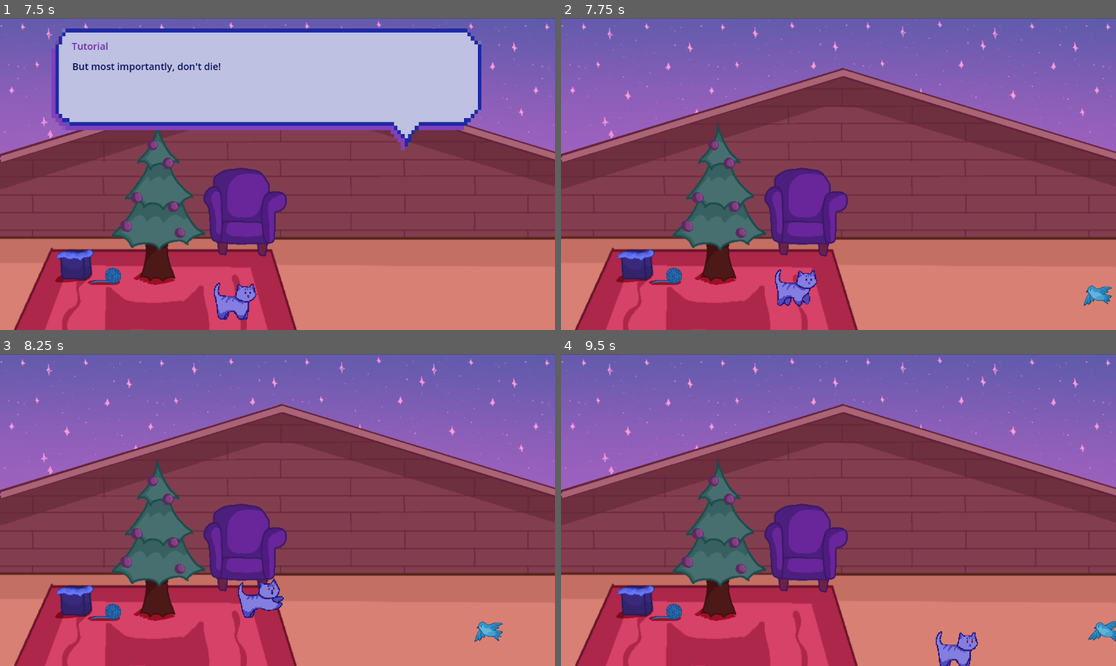
Above: before the commit, frames 1-4 (two rows, left to right).
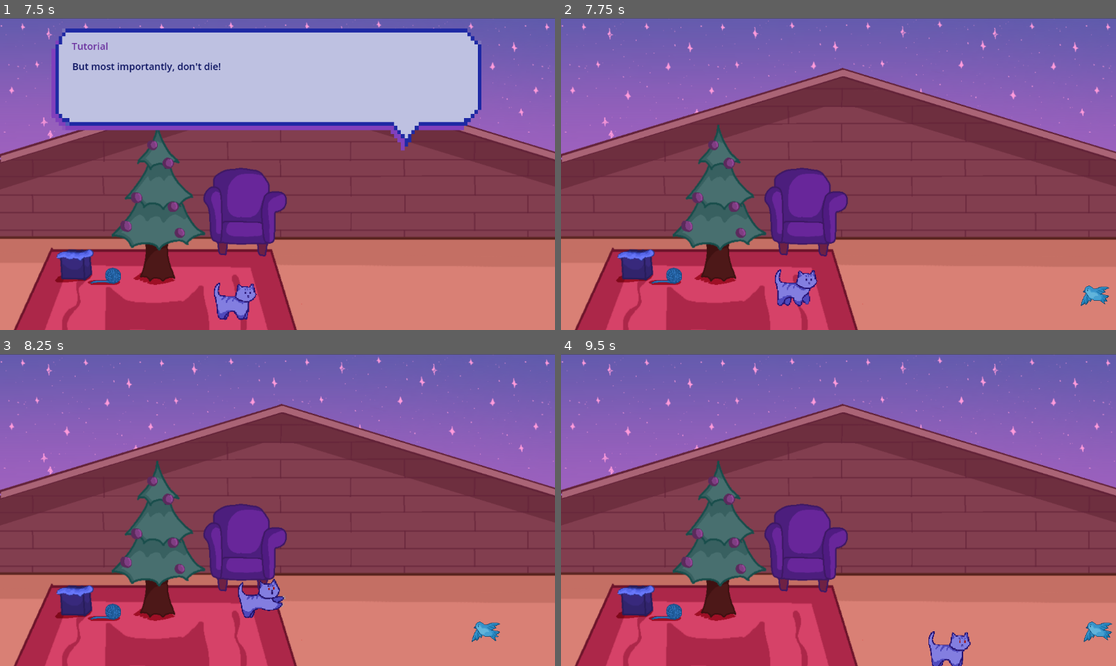
Above: after the commit, the same moments.

Repository: purple-affogato/magic-xmas-cat-game
Game: Godot game, scene res://menu.tscn
Two runs of this game, one before a commit and one after it. Both use one fixed random seed, a clock stepped at 60 frames per second and the inputs below.
Inputs:
- Up to frame 1 (7.5 s): click "PLAY" at 0.5 s; tap Enter (ui_accept) at 1.25, 1.52, 2, 2.27, 2.75, 3.5, 3.77, 4.25, 4.52, 5, 5.27, 6.77 s; hold Right (ui_right) 1.28-2.03 s; tap Q (normal_attack) every 0.75 s from 1.35 to 7.35 s; hold Down (ui_down) 2.03-2.78 s; hold Right (ui_right) 2.78-3.53 s; hold Up (ui_up) 3.53-4.28 s; hold Left (ui_left) 4.28-5.78 s; hold Down (ui_down) 5.78-6.53 s; hold Right (ui_right) 6.53-7.28 s; hold Up (ui_up) from 7.28 s (still down)
- Up to frame 2 (7.75 s): keep holding Up (ui_up); tap Enter (ui_accept) at 7.52 s
- Up to frame 3 (8.25 s): release Up (ui_up) at 8.03 s; hold Right (ui_right) from 8.03 s (still down); tap Q (normal_attack) at 8.1 s
- Up to frame 4 (9.5 s): tap Enter (ui_accept) at 8.27 s; release Right (ui_right) at 8.78 s; hold Down (ui_down) from 8.78 s (still down); tap Q (normal_attack) at 8.85 s

Frame 1 is identical in both runs. In frame 2, 0.2% of the frame differs, in the area x 93-100%, y 85-93%; in frame 3, 0.2%; in frame 4, 0.8%, in the area x 66-100%, y 85-100%.

Commit message:
adjusted bird hitbox

Diff:
--- a/bird.tscn
+++ b/bird.tscn
@@ -73,7 +73,7 @@
 }]
 
 [sub_resource type="RectangleShape2D" id="RectangleShape2D_ldvcl"]
-size = Vector2(42, 31.5)
+size = Vector2(61, 34.75)
 
 [sub_resource type="CircleShape2D" id="CircleShape2D_758li"]
 radius = 20.0998
@@ -88,8 +88,7 @@
 frame_progress = 0.906988
 
 [node name="CollisionShape2D" type="CollisionShape2D" parent="."]
-visible = false
-position = Vector2(-3, 6)
+position = Vector2(0.5, 7.625)
 shape = SubResource("RectangleShape2D_ldvcl")
 
 [node name="DeathTimer" type="Timer" parent="."]
